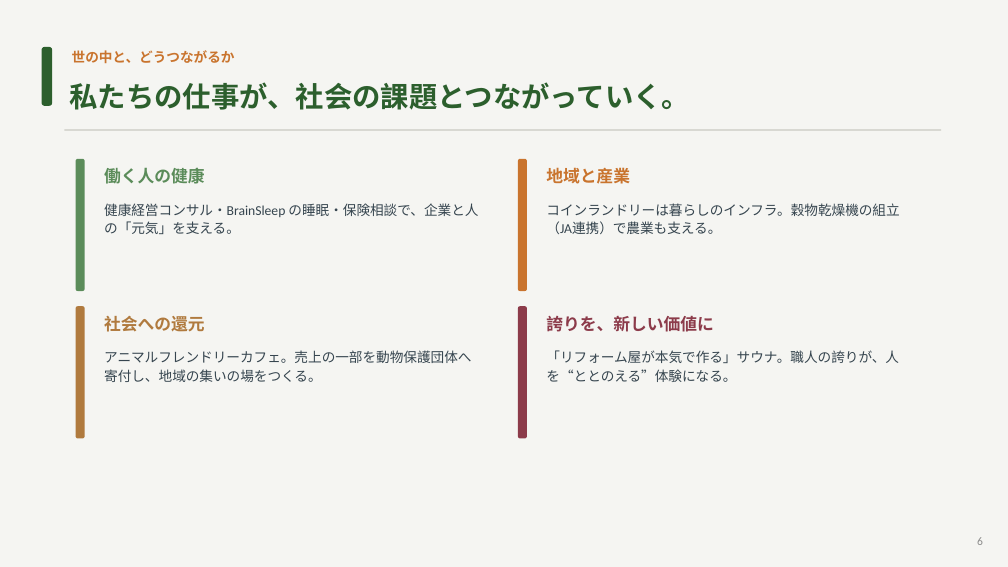
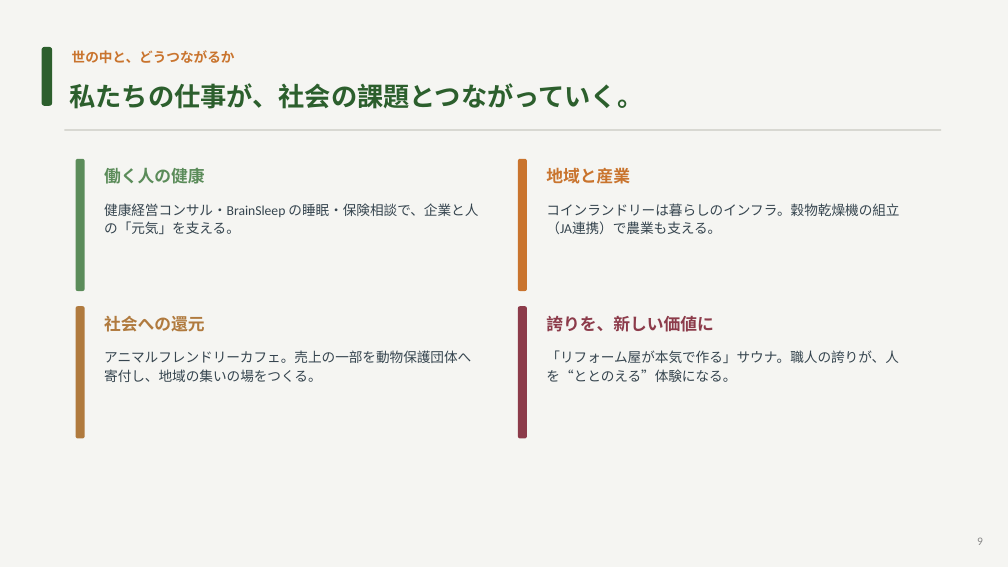
Before and after one commit to hiroaki-hab/test-repo-my-first-codex-smart-support-dev, a slide deck: slide 9 of 光和工業_ビジョン資料.pptx (slide 6 before the commit). Drawn at 1008x567 pixels with LibreOffice and Linux fonts; fonts in the diff are those of the drawing. Boxes give left, top, right and bottom in pixels: in the first picture for what was removed or moved away, otherwise in the second. Text is boxed around its words. In the diff, an @@ line names an element or a change of style, - is before the commit and + after.

```diff
--- a/光和工業_ビジョン資料.pptx
+++ b/光和工業_ビジョン資料.pptx
@@ text "私たちの仕事が、社会の課題とつながっていく。" at bbox=[69, 83, 643, 109]: size 27 to 25 pt @@
```
Also in this commit, not shown: 9 other slides changed, 5 slides added, 2 slides removed, 19 other files.
